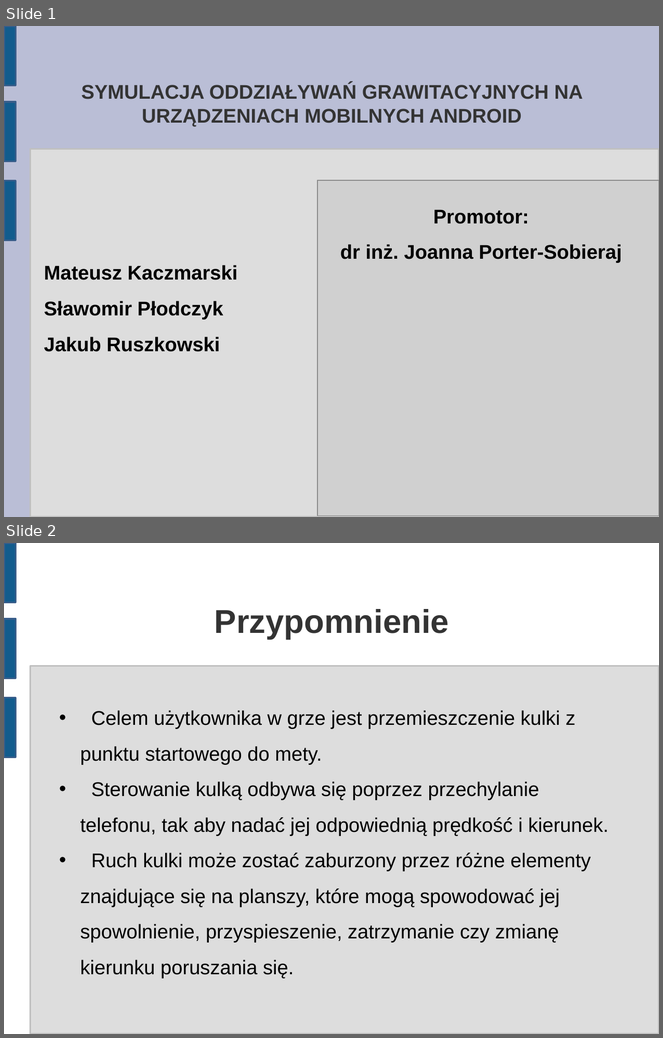
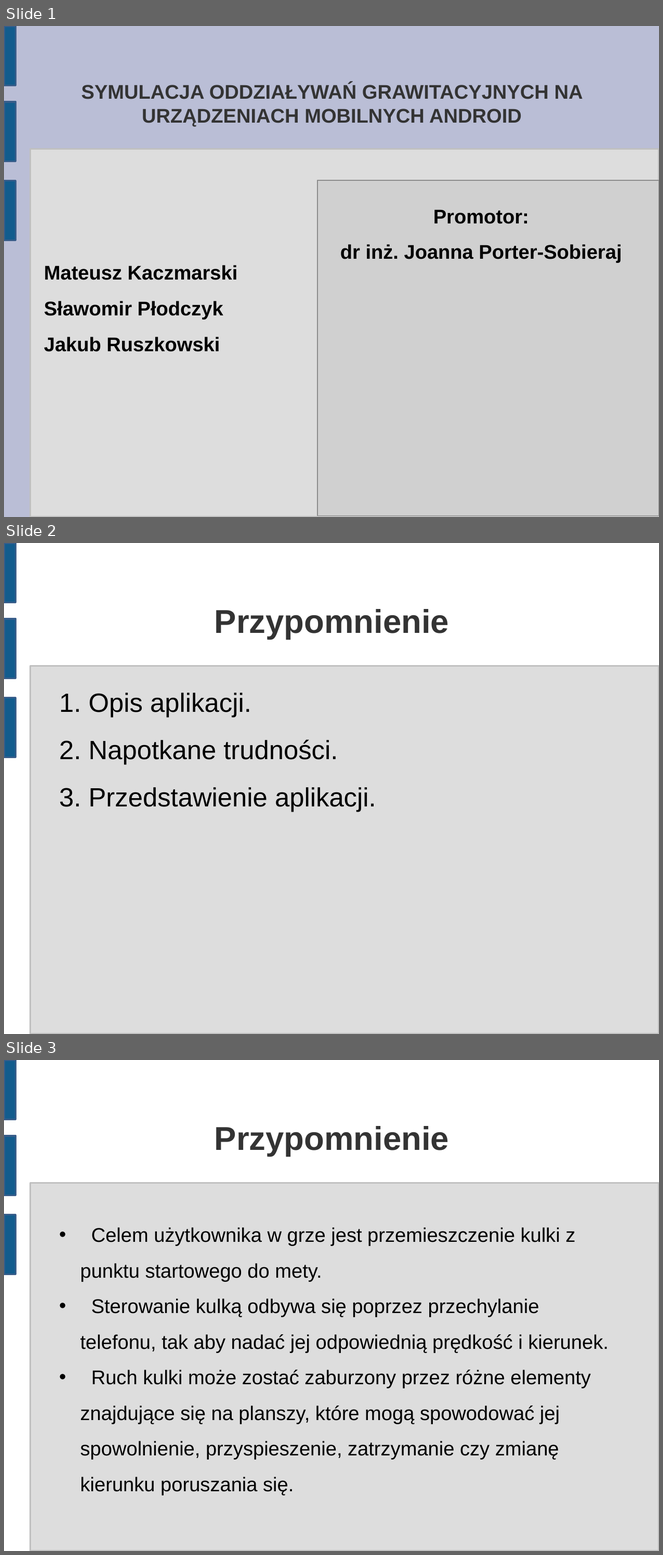
Before and after one commit to matkaczmarski/Praca-inzynierska, a slide deck: Prezentacja/Praca Inżynierska 2.odp. Shown one above the other, each under a label of ours: slides 1 and 2 before the commit, slides 1, 2 and 3 after it. The pictures are 663x1038 and 663x1555 pixels, drawn with LibreOffice and Linux fonts; fonts in the diff are those of the drawing; grey boxes stand for pictures. Boxes give left, top, right and bottom in pixels: in the first picture for what was removed or moved away, otherwise in the second. Text is boxed around its words. In the diff, an @@ line names an element or a change of style, - is before the commit and + after.

```diff
--- a/Prezentacja/Praca Inżynierska 2.odp
+++ b/Prezentacja/Praca Inżynierska 2.odp
@@ slide 2 added at [4, 543, 659, 1034], background #FFFFFF; not listed: 4 template elements that a slide beside it also shows @@
@@ title added at [215, 609, 449, 639], 40 pt, text #333333, bold @@
+Przypomnienie
@@ text added at [89, 693, 376, 812], 32 pt, text #000000 @@
+1. Opis aplikacji.
+2. Napotkane trudności.
+3. Przedstawienie aplikacji.
@@ what was slide 2 is now slide 3 @@
```
Also in this commit, not shown: 1 slide changed.
